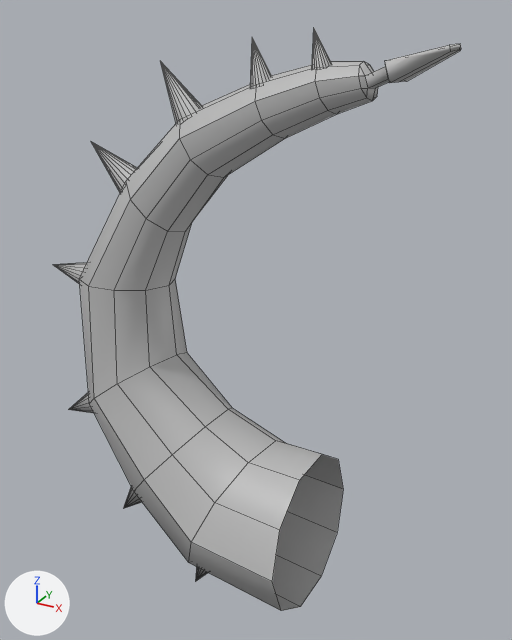
One commit to the FBX model Assets/Pots/scenes/Pots_Features/Fire/Pot_FireFeat_R_arm01.fbx: the scene before it, then after it.
Camera for both pictures: a 50 mm camera at (1.967, -0.277, 0.609) aimed at (1.818, -0.006, 0.473). Arrows for +X, +Y and +Z are at lower left; the lights stay in place. Mesh edges are drawn as thin lines. Where no turn or scale is listed for an object, it has been applied to the vertices.

Before the edit, the objects in view are built like this:
```python
me_mesh = bpy.data.meshes.new('Mesh')
me_mesh.from_pydata(...)  # 292 vertices, 288 faces; spans x -0.134..0.066, y -0.04..0.04, z -0.065..0.227
me_mesh.materials.append(mat_lambert1)  # grey #bcbcbc
ob_pot_firefeat_r_arm01 = bpy.data.objects.new('Pot_FireFeat_R_arm01', me_mesh)
ob_pot_firefeat_r_arm01.location = (1.8392, -0.0208, 0.3755)
```
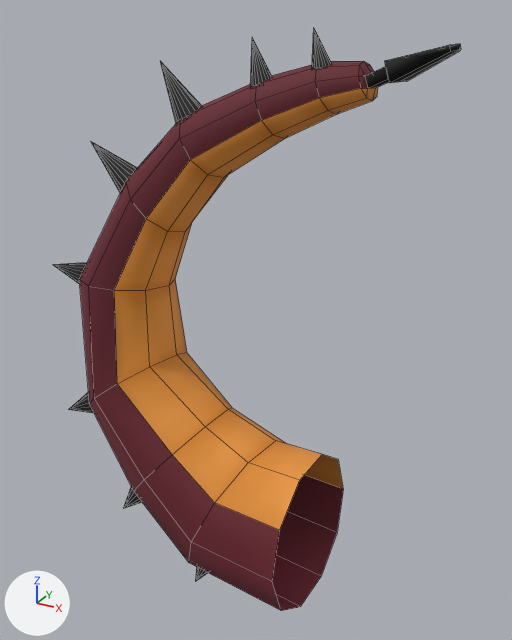
Commit message: Update Pots all meshes

Boxes (x1, y1, x2, y2) around the edits, measured in the pictures (512 x 640 px):
'Pot_FireFeat_R_arm01', recoloured: (54, 28, 461, 611) in both

Diff of the bpy script that builds the scene:
```diff
--- a/Assets/Pots/scenes/Pots_Features/Fire/Pot_FireFeat_R_arm01.fbx.py
+++ b/Assets/Pots/scenes/Pots_Features/Fire/Pot_FireFeat_R_arm01.fbx.py
@@ img_pikeddragontail_basecolor_tga @@
+img_pikeddragontail_basecolor_tga = load_image('PikedDragontail_Basecolor.tga', '../../../sourceimages/Textures/PikedDragontail_Basecolor.tga', 1024, 1024, 'sRGB')
@@ mat_pikeddragon @@
+mat_pikeddragon = principled_material('PikedDragon')
+mat_pikeddragon.texture = img_pikeddragontail_basecolor_tga
+mat_pikeddragon.roughness = 0.749
@@ me_mesh @@
 me_mesh.from_pydata(...)  # 292 vertices, 288 faces; spans x -0.134..0.066, y -0.04..0.04, z -0.065..0.227
-me_mesh.materials.append(mat_lambert1)  # grey #bcbcbc
+me_mesh.materials.append(mat_pikeddragon)  # picture img_pikeddragontail_basecolor_tga
```
